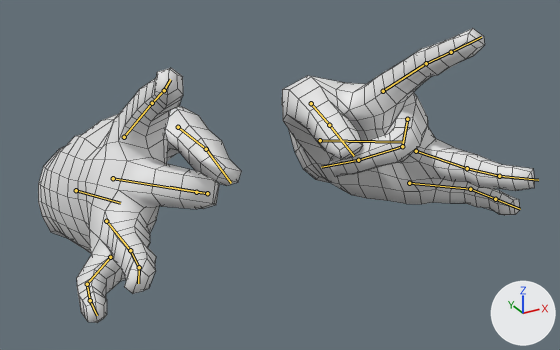
The FBX model Assets/Player/Meshes/SK_CharacterHands.fbx as it was, and as the next commit left it.
Both versions are drawn from a 50 mm camera at (-2.1, -3.78, 2.03) aimed at (0.02, 0.09, 0.09). Lighting does not change. The marker at lower right points along +X, +Y and +Z. Both versions are drawn at frame 1 of the action 'FingerFlick'; the numbers are the values there. The bones that bend it are drawn over the model as lines. Mesh edges are drawn as thin lines.

Names of what the first picture shows: 'Hands_Neutral'.
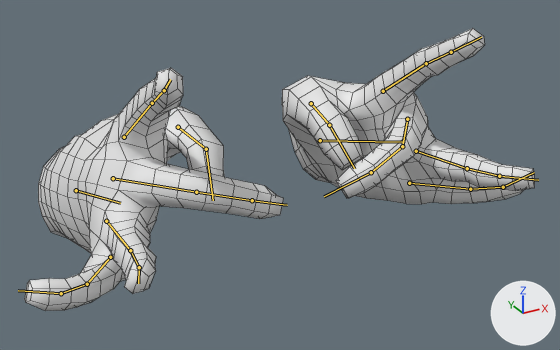
Location of each change, [x1, y1, x2, y2] in pixels of the pictures (560 x 350 px):
'Hands_Neutral', posed
    before: [38, 28, 535, 323]
    after: [24, 28, 535, 311]
bone 'middle02.R', root to tip
    before: (196, 192) to (207, 193)
    after: (196, 192) to (252, 200)
bone 'middle03.R', root to tip
    before: (207, 193) to (169, 187)
    after: (252, 200) to (287, 205)
bone 'pinky02.R', root to tip
    before: (87, 284) to (90, 300)
    after: (87, 284) to (61, 293)
bone 'pinky03.R', root to tip
    before: (90, 300) to (97, 315)
    after: (61, 293) to (18, 290)
bone 'thumb02.R', root to tip
    before: (206, 149) to (231, 183)
    after: (206, 149) to (213, 200)
bone 'middle02.L', root to tip
    before: (402, 146) to (358, 160)
    after: (402, 146) to (371, 172)
bone 'middle03.L', root to tip
    before: (358, 160) to (321, 167)
    after: (371, 172) to (324, 196)
bone 'pinky02.L', root to tip
    before: (470, 189) to (495, 199)
    after: (470, 189) to (503, 187)
bone 'pinky03.L', root to tip
    before: (495, 199) to (520, 209)
    after: (503, 187) to (534, 172)
bone 'thumb02.L', root to tip
    before: (329, 125) to (354, 156)
    after: (329, 125) to (354, 168)

What the commit changed:
Bone 'middle02.R' (bone_middle02_r) turns from (-89, 0, 0) to (-22, 0, 0) degrees about its own x, y and z.
Bone 'middle03.R' (bone_middle03_r) turns from (-47, 1, 0) to (-22, 1, 0) degrees about its own x, y and z.
Bone 'pinky02.R' (bone_pinky02_r) turns from (0, 0, 0) to (39, 0, 0) degrees about its own x, y and z.
Bone 'pinky03.R' (bone_pinky03_r) turns from (0, 0, 0) to (39, 0, 0) degrees about its own x, y and z.
Bone 'thumb02.R' (bone_thumb02_r) turns from (0, 0, 0) to (-32, 0, 0) degrees about its own x, y and z.
Bone 'middle02.L' (bone_middle02_l) turns from (-89, 0, 0) to (-22, 0, 0) degrees about its own x, y and z.
Bone 'middle03.L' (bone_middle03_l) turns from (0, 0, 0) to (-22, 0, 0) degrees about its own x, y and z.
Bone 'pinky02.L' (bone_pinky02_l) turns from (0, 0, 0) to (32, 0, 0) degrees about its own x, y and z.
Bone 'pinky03.L' (bone_pinky03_l) turns from (0, 0, 0) to (32, 0, 0) degrees about its own x, y and z.
Bone 'thumb02.L' (bone_thumb02_l) turns from (0, 0, 0) to (-32, 0, 0) degrees about its own x, y and z.
